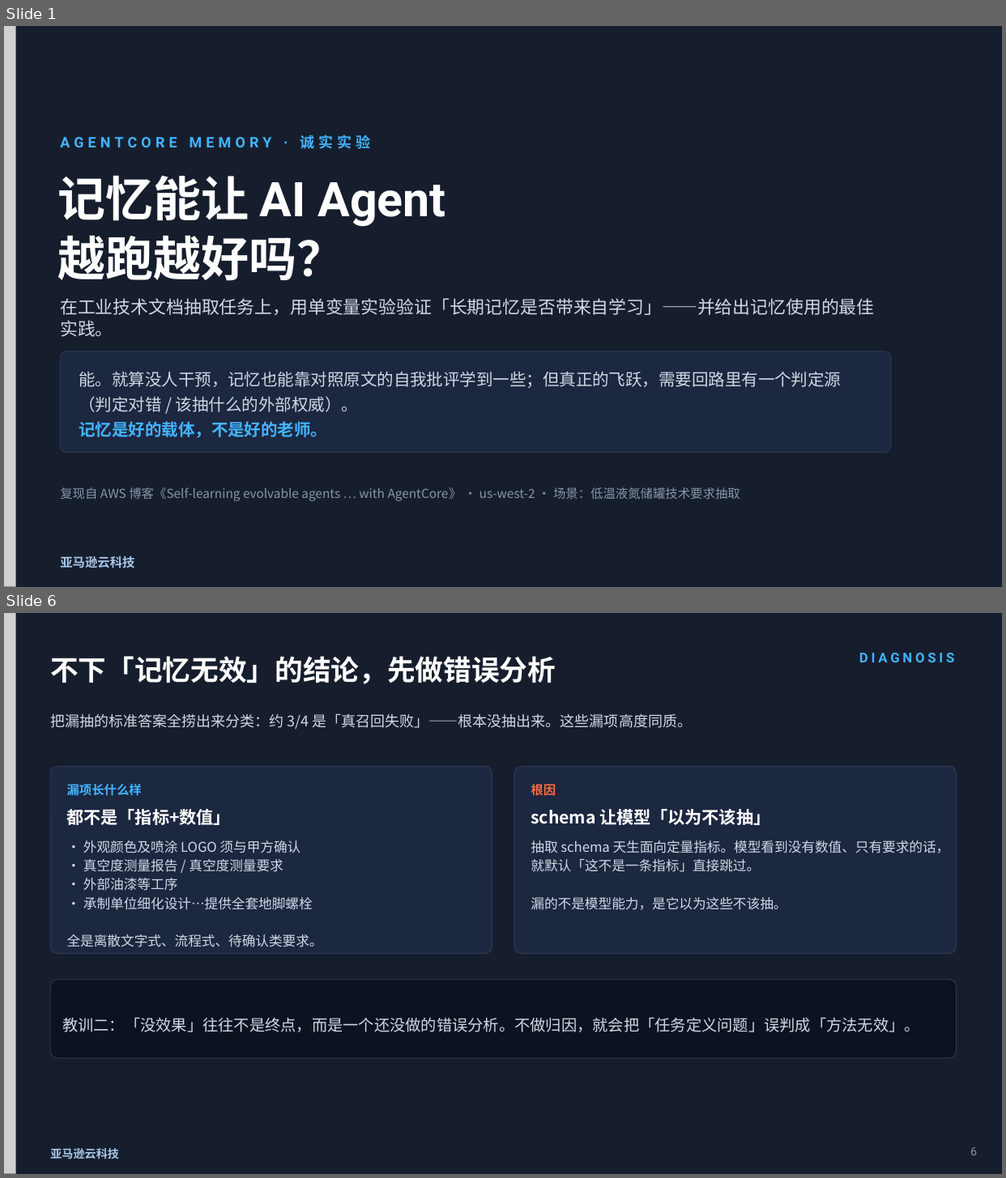
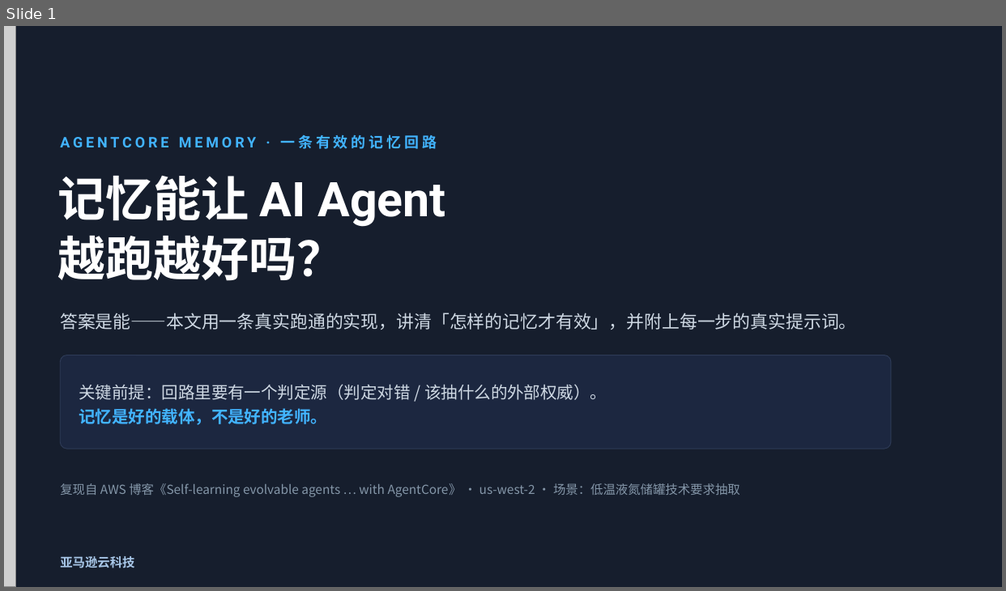
Before and after one commit to dashjim/agentcore-memory-loop, a slide deck: docs/记忆能让Agent越跑越好吗.pptx. Shown one above the other, each under a label of ours: slides 1 and 6 before the commit, slide 1 after it; the slides between them are not shown. The pictures are 1006x1178 and 1006x591 pixels, drawn with LibreOffice and Linux fonts; fonts in the diff are those of the drawing; grey boxes stand for pictures. Boxes give left, top, right and bottom in pixels: in the first picture for what was removed or moved away, otherwise in the second. Text is boxed around its words. In the diff, an @@ line names an element or a change of style, - is before the commit and + after.

```diff
--- a/docs/记忆能让Agent越跑越好吗.pptx
+++ b/docs/记忆能让Agent越跑越好吗.pptx
@@ slide 6 removed at (x1=4, y1=613, x2=1002, y2=1174), background #161E2D @@
@@ picture removed at (x1=4, y1=613, x2=16, y2=1174) @@
@@ text removed at (x1=50, y1=656, x2=556, y2=684) @@
-不下「记忆无效」的结论，先做错误分析
@@ text removed at (x1=859, y1=653, x2=955, y2=662) @@
-DIAGNOSIS
@@ text removed at (x1=50, y1=714, x2=692, y2=729) @@
-把漏抽的标准答案全捞出来分类：约 3/4 是「真召回失败」——根本没抽出来。这些漏项高度同质。
@@ rounded rectangle removed at (x1=50, y1=766, x2=492, y2=954) @@
@@ rounded rectangle removed at (x1=514, y1=766, x2=957, y2=954) @@
@@ text removed at (x1=67, y1=784, x2=142, y2=796) @@
-漏项长什么样
@@ text removed at (x1=530, y1=784, x2=556, y2=796) @@
-根因
@@ text removed at (x1=67, y1=809, x2=231, y2=825) @@
-都不是「指标+数值」
@@ text removed at (x1=530, y1=809, x2=770, y2=825) @@
-schema 让模型「以为不该抽」
@@ text removed at (x1=67, y1=841, x2=323, y2=948) @@
-· 外观颜色及喷涂 LOGO 须与甲方确认
-· 真空度测量报告 / 真空度测量要求
-· 外部油漆等工序
-· 承制单位细化设计…提供全套地脚螺栓
-全是离散文字式、流程式、待确认类要求。
@@ text removed at (x1=530, y1=841, x2=950, y2=910) @@
-抽取 schema 天生面向定量指标。模型看到没有数值、只有要求的话，就默认「这不是一条指标」直接跳过。
-漏的不是模型能力，是它以为这些不该抽。
@@ rounded rectangle removed at (x1=50, y1=980, x2=957, y2=1059) @@
@@ text removed at (x1=62, y1=1017, x2=920, y2=1033) @@
-教训二：「没效果」往往不是终点，而是一个还没做的错误分析。不做归因，就会把「任务定义问题」误判成「方法无效」。
@@ text removed at (x1=50, y1=1148, x2=119, y2=1160) @@
-亚马逊云科技
@@ text removed at (x1=970, y1=1148, x2=977, y2=1156) @@
-6
@@ slide 1 changed as well @@
@@ text at (x1=60, y1=135, x2=437, y2=149): text changed @@
-AGENTCORE MEMORY · 诚实实验
+AGENTCORE MEMORY · 一条有效的记忆回路
@@ text at (x1=60, y1=313, x2=856, y2=330): text changed @@
-在工业技术文档抽取任务上，用单变量实验验证「长期记忆是否带来自学习」——并给出记忆使用的最佳实践。
+答案是能——本文用一条真实跑通的实现，讲清「怎样的记忆才有效」，并附上每一步的真实提示词。
@@ rounded rectangle resized from (x1=60, y1=352, x2=891, y2=453) to (x1=60, y1=356, x2=891, y2=449) @@
@@ rounded rectangle at (x1=60, y1=356, x2=891, y2=449): proportions changed @@
@@ text at (x1=79, y1=384, x2=607, y2=400): text changed @@
-能。就算没人干预，记忆也能靠对照原文的自我批评学到一些；但真正的飞跃，需要回路里有一个判定源（判定对错 / 该抽什么的外部权威）。
+关键前提：回路里要有一个判定源（判定对错 / 该抽什么的外部权威）。
@@ text "复现自 AWS 博客《Self-learning evolvable agents ..." moved from (x1=60, y1=488, x2=740, y2=501) to (x1=60, y1=484, x2=740, y2=497) @@
```
Also in this commit, not shown: 8 other slides changed, 3 slides added, 5 other slides removed, 1 other file.
